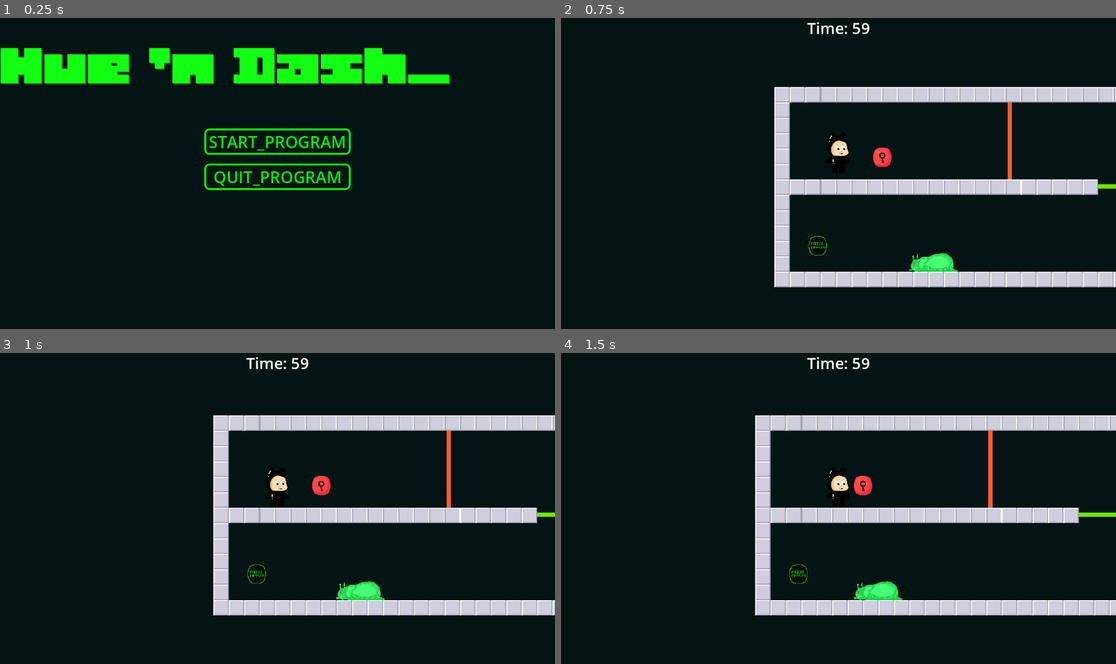
Above: before the commit, frames 1-4 (two rows, left to right).
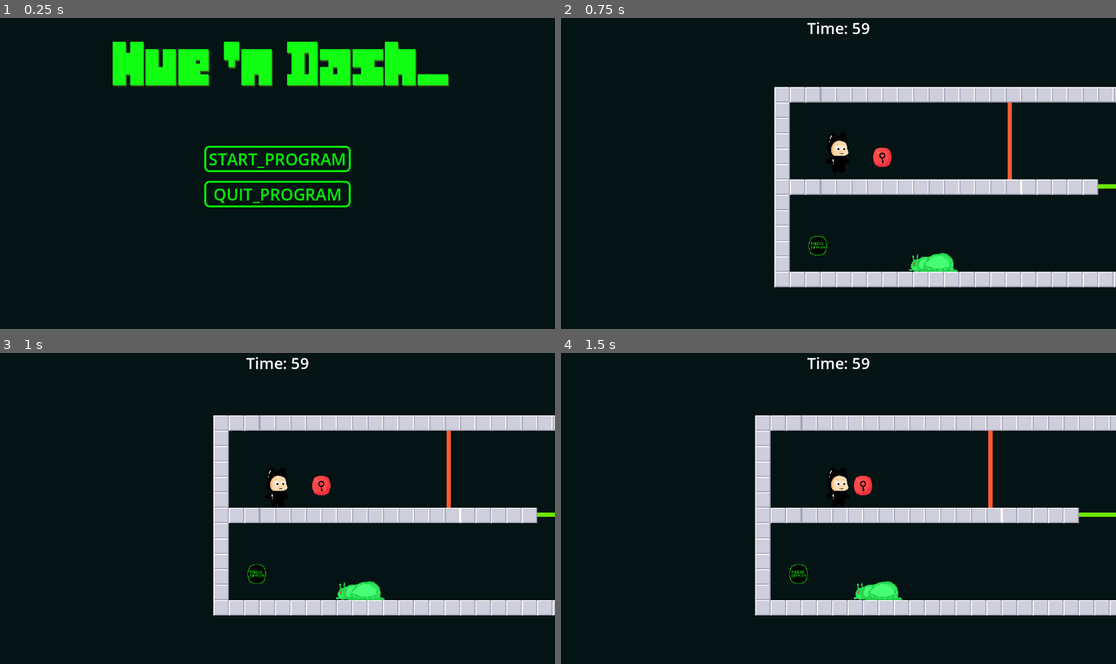
Above: after the commit, the same moments.

Repository: AatishAsh/project-Hues-n-Dash
Game: Godot game, scene res://Scenes/Menu/main_menu.tscn
Two runs of this game, one before a commit and one after it. Both use one fixed random seed, a clock stepped at 60 frames per second and the inputs below.
Inputs:
- Up to frame 1 (0.25 s): no input
- Up to frame 2 (0.75 s): click "START_PROGRAM" at 0.5 s
- Up to frame 3 (1 s): no input
- Up to frame 4 (1.5 s): hold Right (move_right) from 1.28 s (still down); hold E (pick_item) from 1.28 s (still down)

The runs differ from the first frame. In frame 1, 8.7% of the frame differs, in the area x 0-82%, y 7-61%; in frame 2, nothing differs; in frame 3, nothing differs; in frame 4, nothing differs.

Commit message:
Add main menu BGM

Diff:
--- a/Scenes/Menu/main_menu.tscn
+++ b/Scenes/Menu/main_menu.tscn
@@ -1,8 +1,9 @@
-[gd_scene load_steps=7 format=3 uid="uid://ba1yvibrytyhu"]
+[gd_scene load_steps=8 format=3 uid="uid://ba1yvibrytyhu"]
 
-[ext_resource type="Texture2D" uid="uid://ccb0e8jlunxv4" path="res://Sprites/UI/tittle_logo.png" id="1_bkwd7"]
+[ext_resource type="Texture2D" uid="uid://ccb0e8jlunxv4" path="res://Sprites/tittle_logo.png" id="1_bkwd7"]
 [ext_resource type="Script" uid="uid://dnebrjodpmcgi" path="res://Scripts/UI/main_menu.gd" id="1_tself"]
 [ext_resource type="StyleBox" uid="uid://td6ogj4pjrul" path="res://Scenes/Menu/main_menu.tres" id="3_7jtkx"]
+[ext_resource type="AudioStream" uid="uid://bt7v5f4kr8mfu" path="res://Audio/viacheslavstarostin-game-gaming-video-game-music-471936.mp3" id="4_vmek6"]
 
 [sub_resource type="StyleBoxFlat" id="StyleBoxFlat_vmek6"]
 bg_color = Color(0.6, 0.6, 0.6, 0)
@@ -60,6 +61,7 @@
 offset_bottom = 648.0
 
 [node name="TextureRect" type="TextureRect" parent="VBoxContainer"]
+visible = false
 custom_minimum_size = Vector2(50, 80)
 layout_mode = 2
 texture = ExtResource("1_bkwd7")
@@ -67,7 +69,7 @@
 stretch_mode = 4
 
 [node name="Spacer" type="Control" parent="VBoxContainer"]
-custom_minimum_size = Vector2(0, 80)
+custom_minimum_size = Vector2(0, 200)
 layout_mode = 2
 
 [node name="Start" type="Button" parent="VBoxContainer"]
@@ -92,5 +94,14 @@
 theme_override_styles/hover = SubResource("StyleBoxFlat_ab7fb")
 text = "QUIT_PROGRAM"
 
+[node name="TittleLogo" type="Sprite2D" parent="VBoxContainer"]
+position = Vector2(584, 35.875)
+scale = Vector2(0.34999993, 0.5745614)
+texture = ExtResource("1_bkwd7")
+
+[node name="AudioStreamPlayer" type="AudioStreamPlayer" parent="."]
+stream = ExtResource("4_vmek6")
+autoplay = true
+
 [connection signal="pressed" from="VBoxContainer/Start" to="." method="_on_start_pressed"]
 [connection signal="pressed" from="VBoxContainer/Quit" to="." method="_on_quit_pressed"]
Not shown, added: Audio/viacheslavstarostin-game-gaming-video-game-music-471936.mp3.import
Renamed: Sprites/UI/tittle_logo.png -> Sprites/tittle_logo.png
Not shown, changed: Sprites/tittle_logo.png.import
Not shown, added: Audio/viacheslavstarostin-game-gaming-video-game-music-471936.mp3
